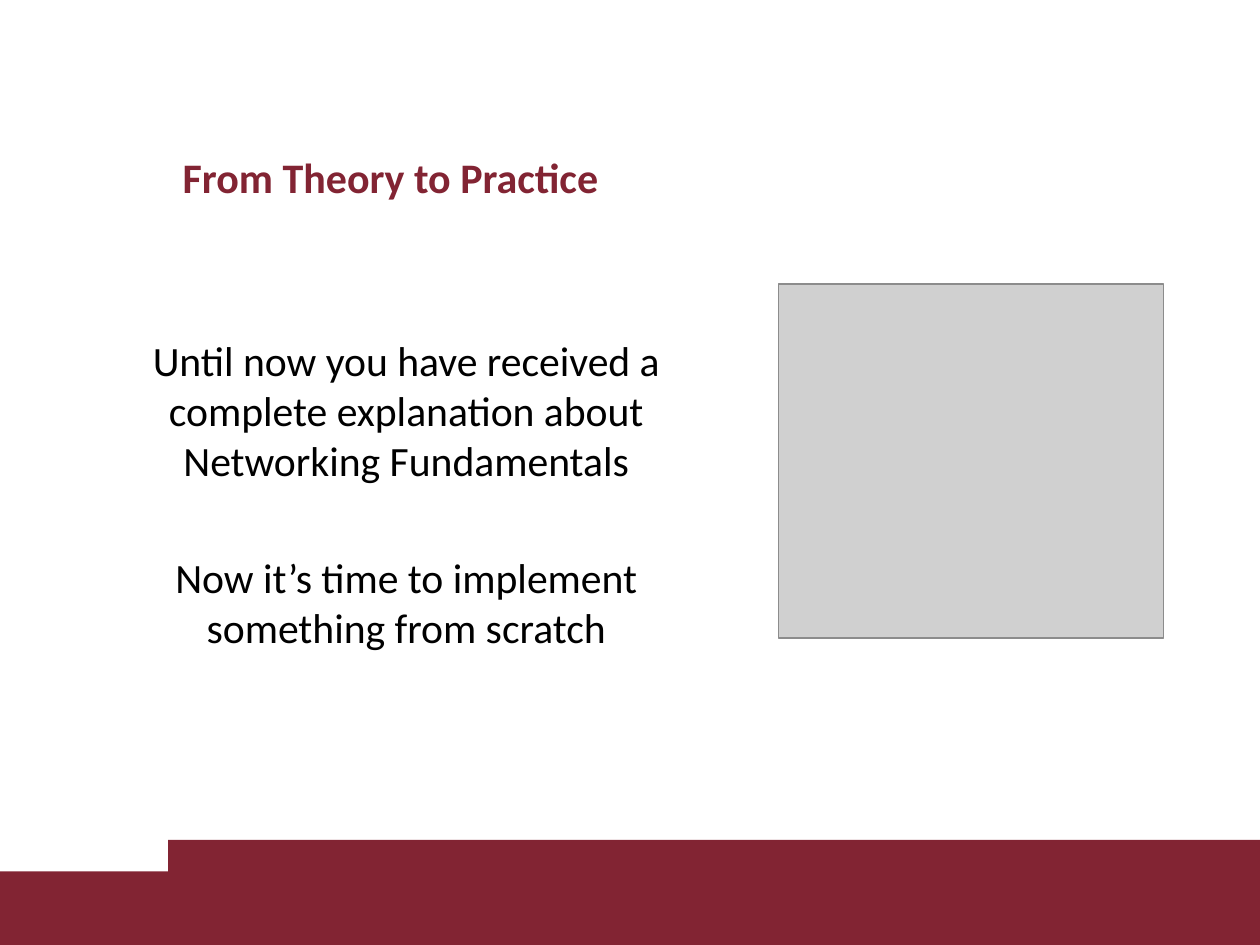
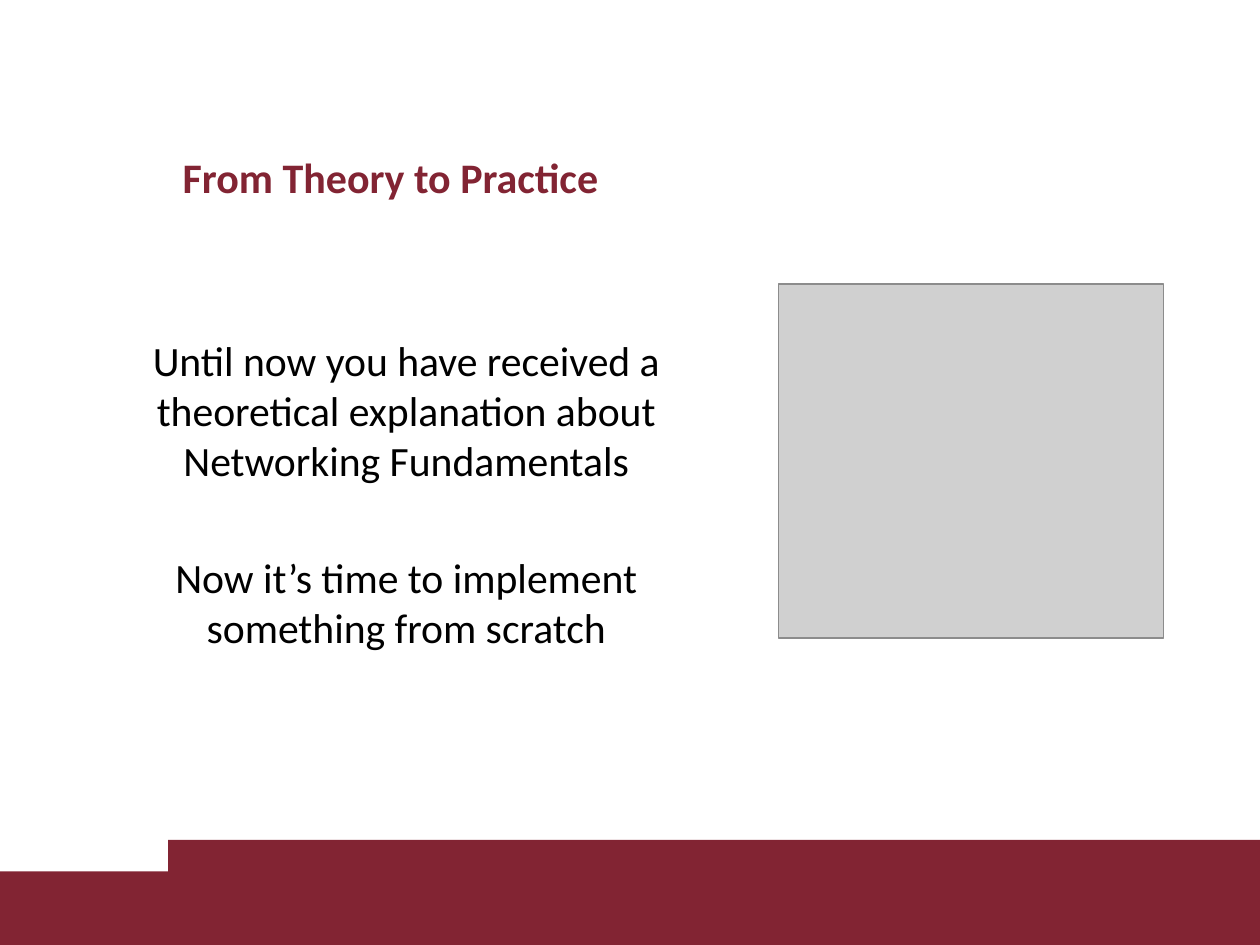
Before and after one commit to davaureli/NBD_LabSession, a slide deck: slide 15 of Lecture 1/Lecture 1.pptx. Drawn at 1260x945 pixels with LibreOffice and Linux fonts; fonts in the diff are those of the drawing; grey boxes stand for pictures; background and template pictures are left out. Boxes give left, top, right and bottom in pixels: in the first picture for what was removed or moved away, otherwise in the second. Text is boxed around its words. In the diff, an @@ line names an element or a change of style, - is before the commit and + after.

```diff
--- a/Lecture 1/Lecture 1.pptx
+++ b/Lecture 1/Lecture 1.pptx
@@ text at [153,347,660,483]: text changed @@
-Until now you have received a complete explanation about Networking Fundamentals
+Until now you have received a theoretical explanation about Networking Fundamentals
```
Also in this commit, not shown: 7 other slides changed, 1 other file.
